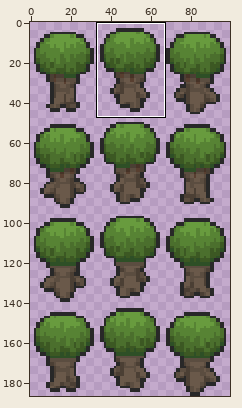
Sprite sheet, stored at res/Normal/sprite/chara003.png. Above: a wide view before the commit, with the close-up outlined.
Close-up. Earlier state:
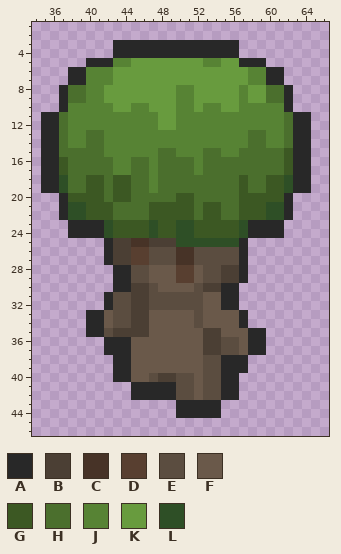
The file is 100x187 pixels. Shown: x 34..66, y 1..46. The commit also changed other parts of the picture, which this record leaves out.
Palette (. is transparent): A #282828  B #4b3f34  C #473327  D #583f30  E #5b4d40  F #6a594a  G #3c5823  H #4b6f2d  J #578334  K #689b3e  L #2e4f26
Pixels before, first column x 35:
 3 ........AAAAAAAAAAAAAA........
 4 ........AAAAAAAAAAAAAA........
 5 .....AAAJJKKKKKKKKJJKKAAA.....
 6 ...AAJJJKKKKKKKKKKKKKKKJJAA...
 7 ...AAJJJKKKKKKKKKKKKKKKJJAA...
 8 ..AHHJJKKKKKKKKJJKKKKKJKKHHA..
 9 ..AHHJJKKKKKKKKJJKKKKKJKKHHA..
10 ..AJJJJJKKJJKKKJJKJJKKJJJJJA..
11 AAHJJJJJJJJJJKKJJJJJJJJJJJJHAA
12 AAHJJJJJJJJJJKKJJJJJJJJJJJJHAA
13 AAHJJHHJJJJJJJJJJJJJJJJHHJJHAA
14 AAHJJHHJJJJJJJJJJJJJJJJHHJJHAA
15 AAHHHHHJJJJJJHHJJJHHJJHHHHHGAA
16 AAGHHHHHJJHHJHHHHJHHHHHHHHHGAA
17 AAGHHHHHJJHHJHHHHJHHHHHHHHHGAA
18 AALHHGGHGGHHJHHHHHHHHHGHHGGLAA
19 AALHHGGHGGHHJHHHHHHHHHGHHGGLAA
20 ..AGGGGHGGHHHHHGGHHHHHGGGGGA..
21 ..ALLGGGHHHHGGGGGHGGHHGGGLLA..
22 ..ALLGGGHHHHGGGGGHGGHHGGGLLA..
23 ...AAAALGGGGLGGLLGGGGGLAAAA...
24 ...AAAALGGGGLGGLLGGGGGLAAAA...
25 .......ABBCCBBBLLLLLLLA.......
26 .......ABBDDEEECCEEEEEA.......
27 .......ABBDDEEECCEEEEEA.......
28 ........AAEEFFFDDFEEBBA.......
29 ........AAEEFFFDDFEEBBA.......
30 ........AABBEFFFFEBBAA........
31 .......AEEBBEEEEEEFFAA........
32 .......AEEBBEEEEEEFFAA........
33 .....AAFEEBBFFFFFEFFFFA.......
34 .....AAFEEBBFFFFFEFFFFA.......
35 .....AAEBBBBFFFFFFBBFFFAA.....
36 .......AAAFFFFFFFFBBEEFAA.....
37 .......AAAFFFFFFFFBBEEFAA.....
38 ........AAFFFFFFFFEEAAA.......
39 ........AAFFFFFFFFEEAAA.......
40 ........AAFFEBBEEFEEAA........
41 ..........AAAAAEEFEEAA........
42 ..........AAAAAEEFEEAA........
43 ...............AAAAA..........
44 ...............AAAAA..........
And afterwards:
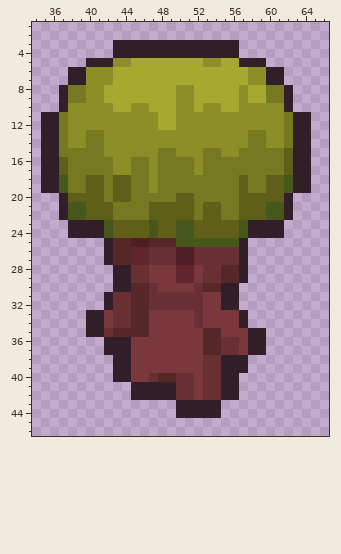
What changed:
colour A: #282828 -> #311e29
colour B: #4b3f34 -> #562729
colour C: #473327 -> #4f1d25
colour D: #583f30 -> #62242d
colour E: #5b4d40 -> #693034
colour F: #6a594a -> #7a383d
colour G: #3c5823 -> #5f5f1a
colour H: #4b6f2d -> #777922
colour J: #578334 -> #8c8e27
colour K: #689b3e -> #a6a82f
colour L: #2e4f26 -> #47571c
Boxes around the changes in both close-ups, in picture pixels (x1, y1, x2, y2):
changed: (41, 40, 311, 418)
